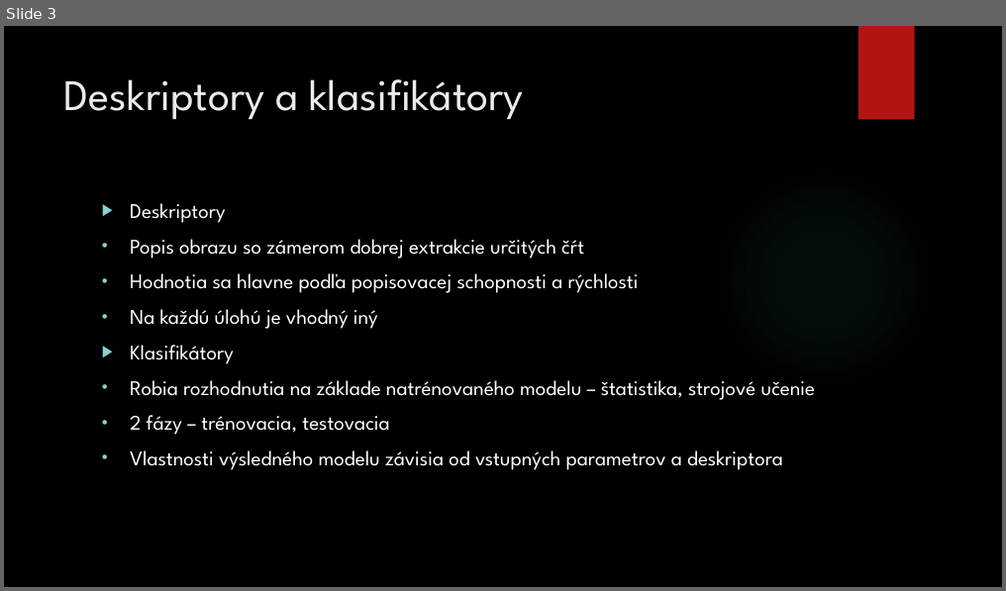
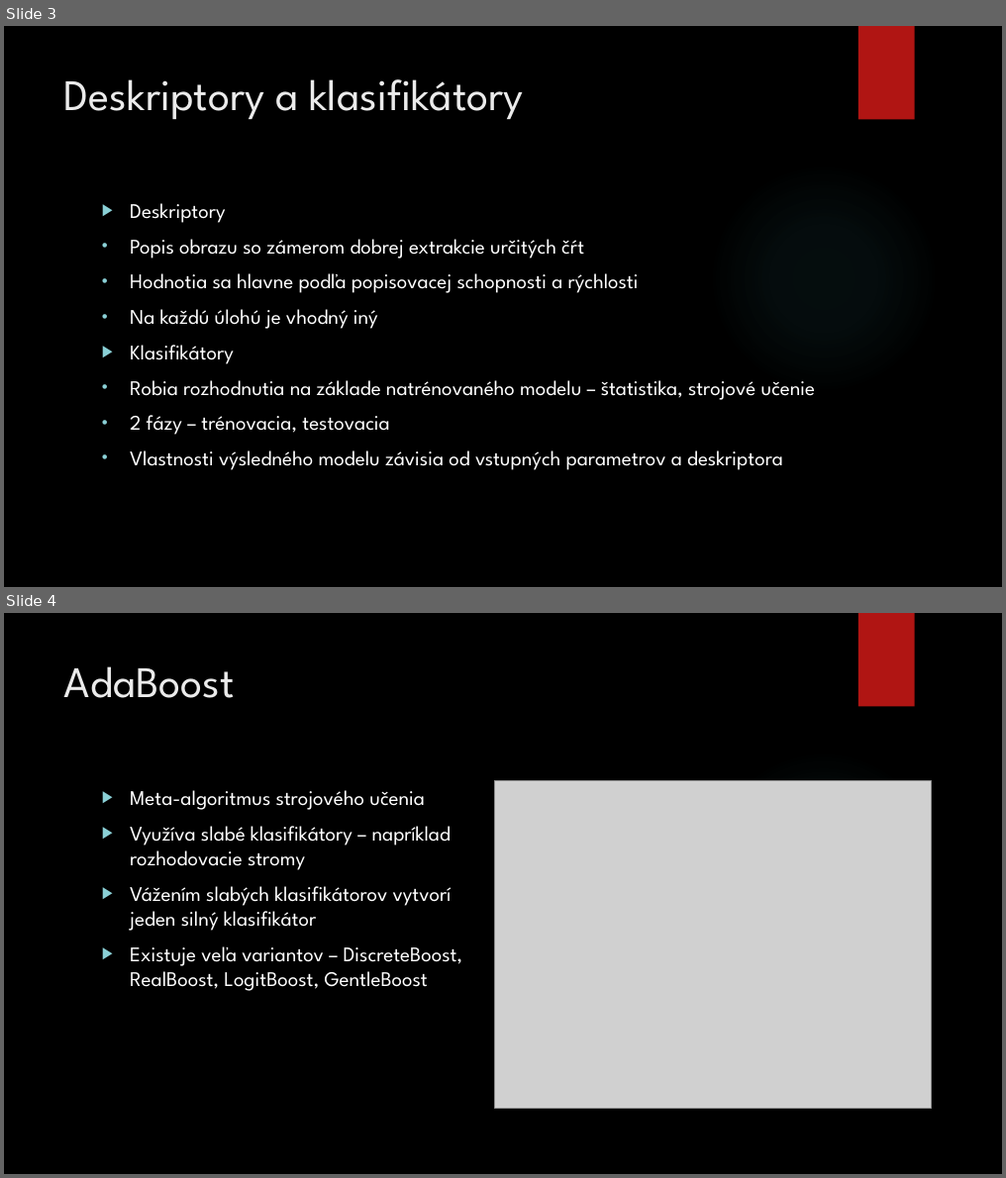
Before and after one commit to killerwife/IngProjekt, a slide deck: Diplomova Praca/PrezentaciaStatnice.pptx. Shown one above the other, each under a label of ours: slide 3 before the commit, slides 3 and 4 after it. The pictures are 1006x591 and 1006x1178 pixels, drawn with LibreOffice and Linux fonts; fonts in the diff are those of the drawing; grey boxes stand for pictures; background and template pictures are left out. Boxes give left, top, right and bottom in pixels: in the first picture for what was removed or moved away, otherwise in the second. Text is boxed around its words. In the diff, an @@ line names an element or a change of style, - is before the commit and + after.

```diff
--- a/Diplomova Praca/PrezentaciaStatnice.pptx
+++ b/Diplomova Praca/PrezentaciaStatnice.pptx
@@ slide 4 added at (x1=4, y1=613, x2=1002, y2=1174), background picture (left out); not listed: 2 template elements that a slide beside it also shows @@
@@ title added at (x1=64, y1=666, x2=234, y2=698), 42 pt, text #EBEBEB @@
+AdaBoost
@@ text added at (x1=130, y1=790, x2=463, y2=991), 20 pt, text #FFFFFF @@
+▶ Meta-algoritmus strojového učenia
+▶ Využíva slabé klasifikátory – napríklad rozhodovacie stromy
+▶ Vážením slabých klasifikátorov vytvorí jeden silný klasifikátor
+▶ Existuje veľa variantov – DiscreteBoost, RealBoost, LogitBoost, GentleBoost
@@ picture added at (x1=495, y1=781, x2=932, y2=1109) @@
```
Also in this commit, not shown: 5 slides changed, 4 other slides added, 3 slides removed, 1 other file.
